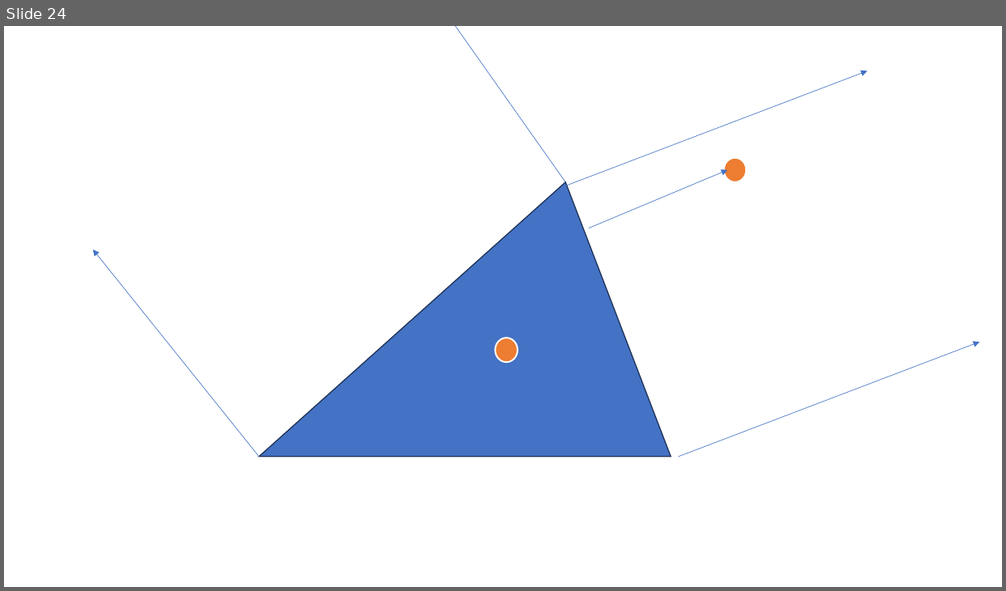
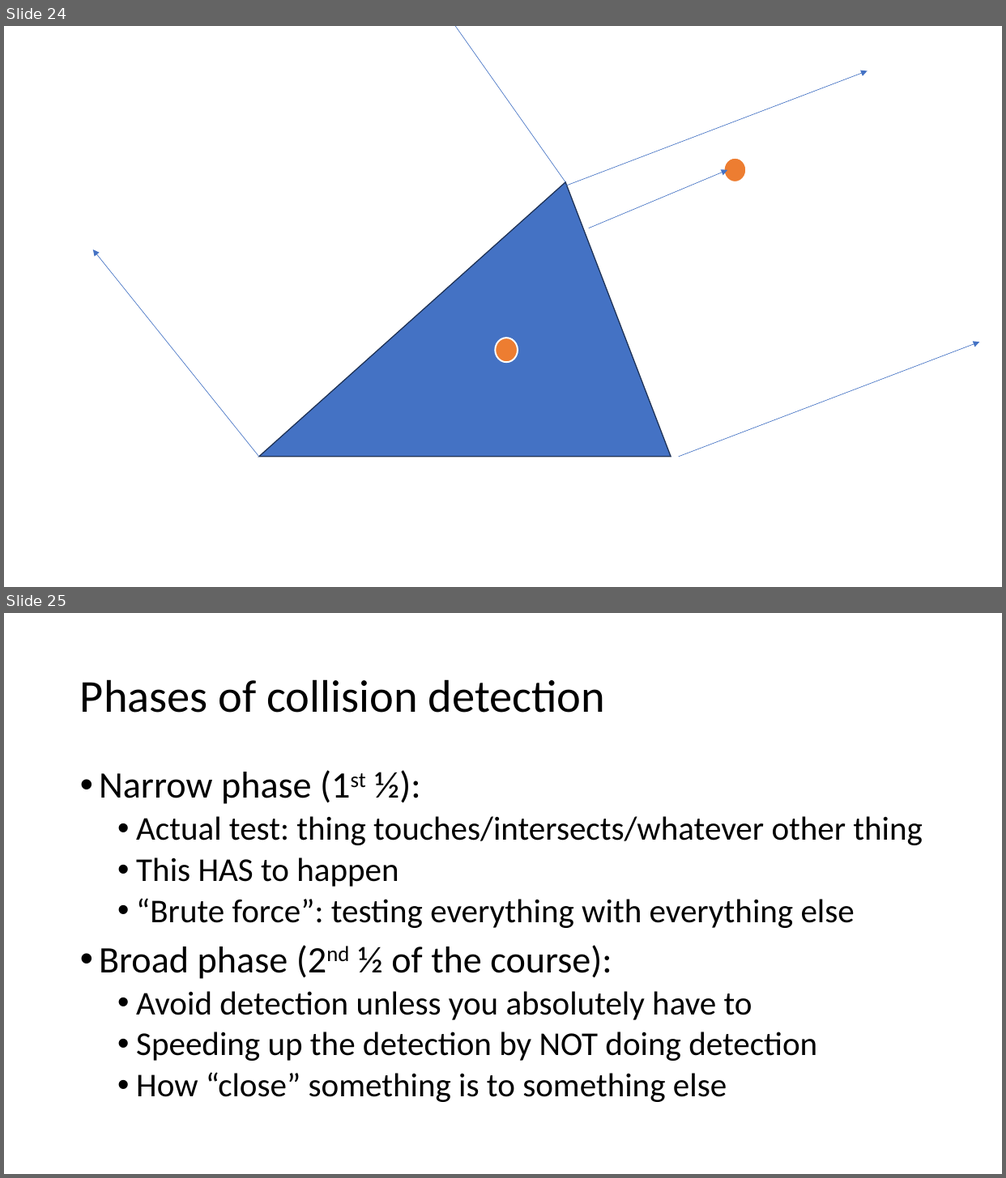
Before and after one commit to FeeneyCodes/GDP202425, a slide deck: 6019_Phys_1/D2D/W02_05/Collision_Detection (2024).pptx. Shown one above the other, each under a label of ours: slide 24 before the commit, slides 24 and 25 after it. The pictures are 1006x591 and 1006x1178 pixels, drawn with LibreOffice and Linux fonts; fonts in the diff are those of the drawing. Boxes give left, top, right and bottom in pixels: in the first picture for what was removed or moved away, otherwise in the second. Text is boxed around its words. In the diff, an @@ line names an element or a change of style, - is before the commit and + after.

```diff
--- a/6019_Phys_1/D2D/W02_05/Collision_Detection (2024).pptx
+++ b/6019_Phys_1/D2D/W02_05/Collision_Detection (2024).pptx
@@ slide 25 added at [4,613,1002,1174], background #FFFFFF @@
@@ title added at [80,679,605,713], 44 pt, text #000000 @@
+Phases of collision detection
@@ text added at [99,770,923,1102], 32 pt, text #000000 @@
+• Narrow phase (1st ½):
+  • Actual test: thing touches/intersects/whatever other thing
+  • This HAS to happen
+  • “Brute force”: testing everything with everything else
+• Broad phase (2nd ½ of the course):
+  • Avoid detection unless you absolutely have to
+  • Speeding up the detection by NOT doing detection
+  • How “close” something is to something else
```
Also in this commit, not shown: 1 slide changed, 2 other files.
